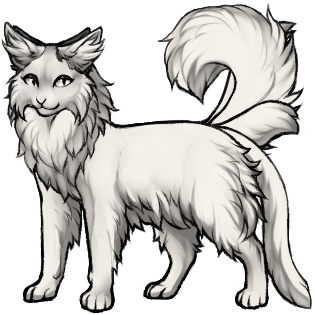
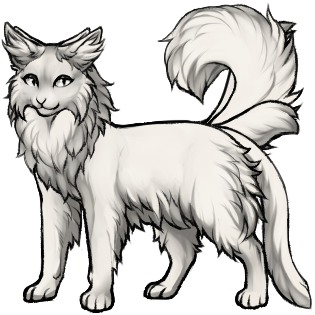
Layers edited between the first and the second 315×315 image:
painted on "[красить]" (2nd of 18, in "Уши" › "торчком пушистые") over [9, 26, 92, 77]
hid group "торчком обычные" (4 layers) over [9, 24, 92, 77]
hid group "повисшие" (4 layers) over [10, 38, 92, 77]
